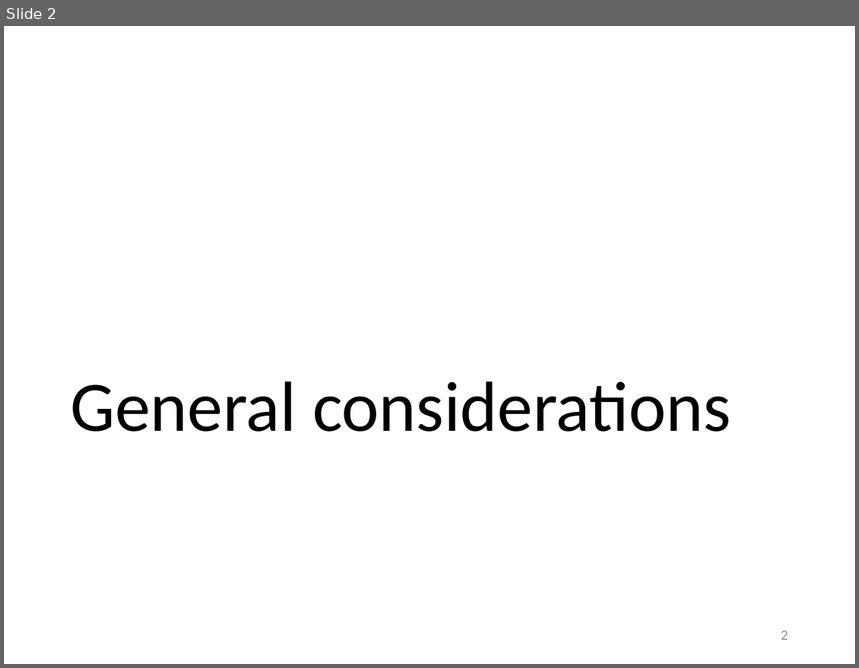
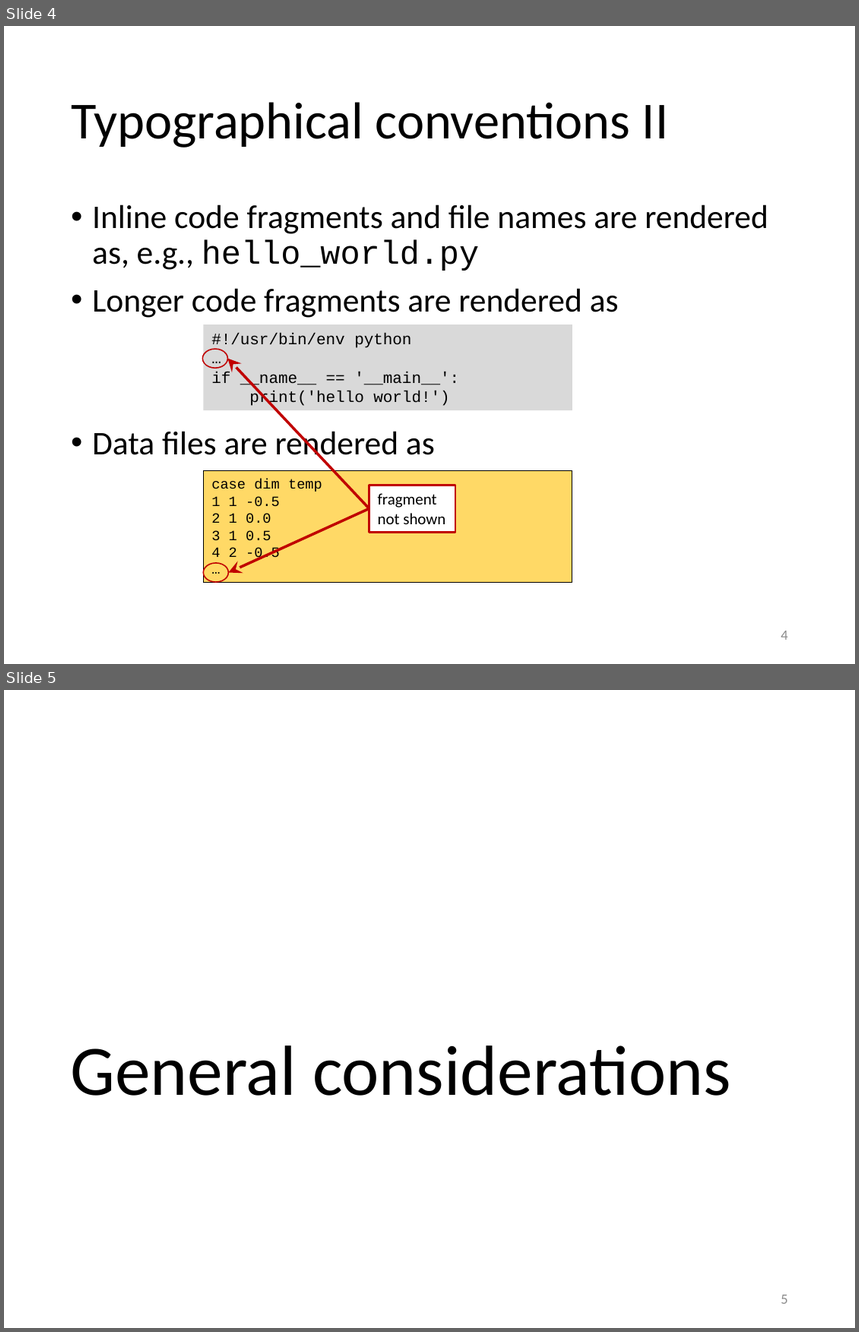
Before and after one commit to gjbex/Python-for-HPC, a slide deck: python_hpc.pptx. Shown one above the other, each under a label of ours: slide 2 before the commit, slides 4 and 5 after it. The pictures are 859x668 and 859x1332 pixels, drawn with LibreOffice and Linux fonts; fonts in the diff are those of the drawing. Boxes give left, top, right and bottom in pixels: in the first picture for what was removed or moved away, otherwise in the second. Text is boxed around its words. In the diff, an @@ line names an element or a change of style, - is before the commit and + after.

Commit message:
Add QR code slide, typographical conventtions

```diff
--- a/python_hpc.pptx
+++ b/python_hpc.pptx
@@ slide 4 added at bbox=[4, 26, 855, 664], background #FFFFFF @@
@@ title added at bbox=[71, 102, 668, 148], 44 pt, text #000000 @@
+Typographical conventions II
@@ text added at bbox=[92, 205, 769, 463], 28 pt, text #000000 @@
+• Inline code fragments and file names are rendered as, e.g., hello_world.py
+• Longer code fragments are rendered as
+• Data files are rendered as
@@ rectangle added at bbox=[203, 325, 572, 411], fill #D9D9D9, 13.5 pt, text #000000 @@
+#!/usr/bin/env python
+…
+if __name__ == '__main__':
+print('hello world!')
@@ group added at bbox=[202, 350, 455, 582]: 2 ellipses, 2 arrows, 1 rectangle @@
+fragment
+not shown
@@ rectangle added at bbox=[203, 471, 572, 582], fill #FFD966, outline #000000 0.75 pt, 12 pt, text #000000 @@
+case dim temp
+1 1 -0.5
+2 1 0.0
+3 1 0.5
+4 2 -0.5
+…
@@ page number added at bbox=[781, 631, 788, 640], 12 pt, text #8C8C8C @@
+4
@@ what was slide 2 is now slide 5 @@
@@ page number at bbox=[781, 1295, 788, 1304]: text changed @@
-2
+5
```
Also in this commit, not shown: 2 slides changed, 2 other slides added.
